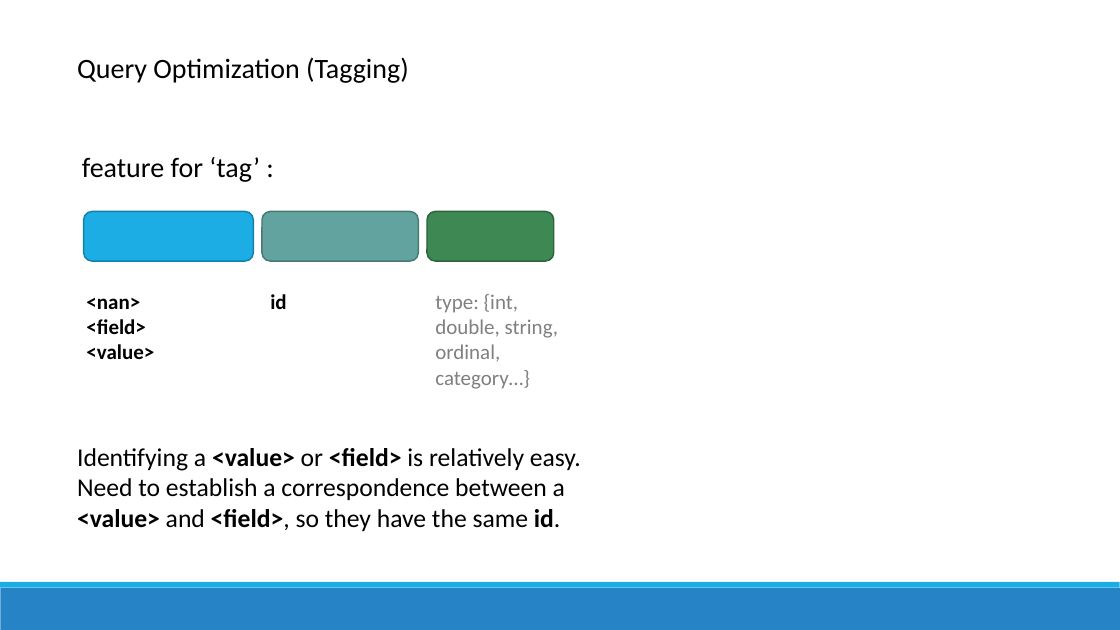
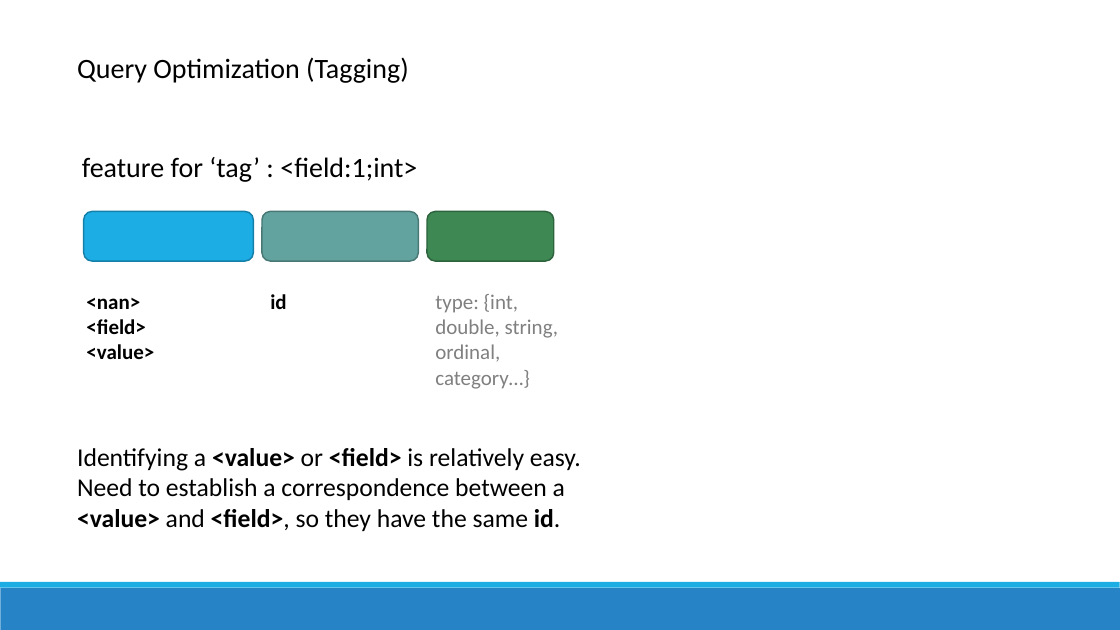
Before and after one commit to richardxiong/dnnQuery, a slide deck: slide 5 of dnnQuery2.pptx. Drawn at 1120x630 pixels with LibreOffice and Linux fonts; fonts in the diff are those of the drawing. Boxes give left, top, right and bottom in pixels: in the first picture for what was removed or moved away, otherwise in the second. Text is boxed around its words. In the diff, an @@ line names an element or a change of style, - is before the commit and + after.

```diff
--- a/dnnQuery2.pptx
+++ b/dnnQuery2.pptx
@@ text at (82, 157, 417, 182): text changed @@
-feature for ‘tag’ :
+feature for ‘tag’ : <field:1;int>
```
Also in this commit, not shown: 1 other slide changed, 2 slides added, 2 other files.
